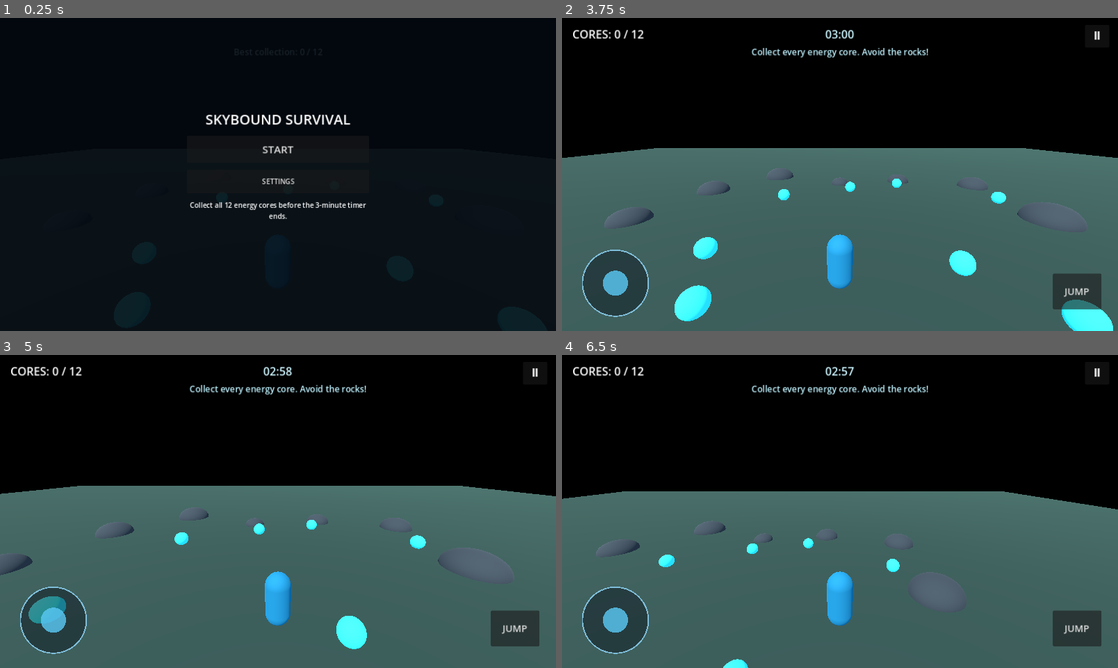
Above: before the commit, frames 1-4 (two rows, left to right).
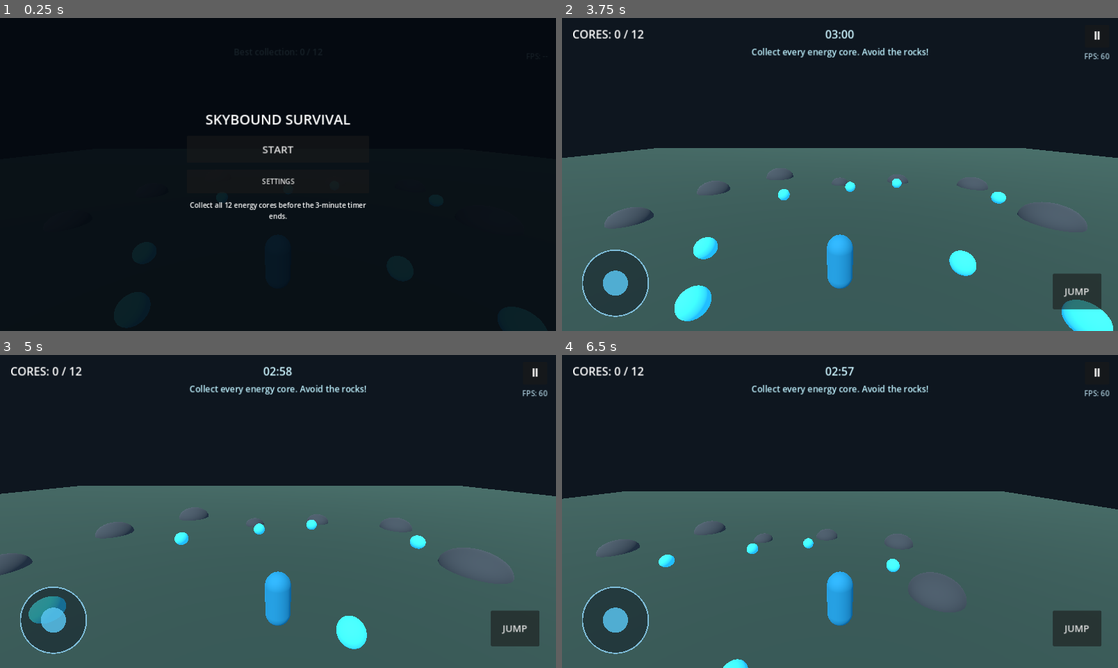
Above: after the commit, the same moments.

Repository: ducky6464/My-mc-client-
Game: Godot game, scene res://scenes/main.tscn
Two runs of this game, one before a commit and one after it. Both use one fixed random seed, a clock stepped at 60 frames per second and the inputs below.
Inputs (mouse positions are in pixels of both pictures, inside the frame that each line leads up to):
- Up to frame 1 (0.25 s): no input
- Up to frame 2 (3.75 s): click "START" at 0.5 s; click "Ⅱ" at 1.25 s; click "▶" at 2 s; click "JUMP" at 2.75 s; click "RESUME" at 3.5 s
- Up to frame 3 (5 s): tap Enter at 4.25 s; drag from (55, 621) to (333, 442) at 4.27 s
- Up to frame 4 (6.5 s): drag from (728, 527) to (812, 574) at 5.02 s; tap Space (jump) at 5.75 s; move the mouse to (895, 442) at 5.77 s; hold D (move_right) from 5.78 s (still down)

The runs differ from the first frame. In frame 2, 42% of the frame differs, in the area x 0-100%, y 0-100%; in frame 3, 41%; in frame 4, 43%.

Commit message:
Add live FPS counter and reduce rendering overhead for mobile

Diff:
--- a/scripts/game.gd
+++ b/scripts/game.gd
@@ -14,6 +14,13 @@
 var best_score := 0
 var saved_sensitivity := 0.0035
 var score_label: Label
+var fps_label: Label
+var fps_update_accumulator := 0.0
+var last_displayed_second := -1
+var rock_mesh: SphereMesh
+var rock_material: StandardMaterial3D
+var core_mesh: SphereMesh
+var core_material: StandardMaterial3D
 var message_label: Label
 var timer_label: Label
 var pause_button: Button
@@ -38,8 +45,8 @@
 func _build_world() -> void:
 	var environment := WorldEnvironment.new()
 	var env := Environment.new()
-	env.background_mode = Environment.BG_SKY
-	env.sky = Sky.new()
+	env.background_mode = Environment.BG_COLOR
+	env.background_color = Color(0.055, 0.085, 0.12)
 	env.ambient_light_source = Environment.AMBIENT_SOURCE_COLOR
 	env.ambient_light_color = Color(0.62, 0.72, 0.86)
 	env.ambient_light_energy = 0.8
@@ -48,7 +55,8 @@
 
 	var sun := DirectionalLight3D.new()
 	sun.rotation_degrees = Vector3(-52, -28, 0)
-	sun.light_energy = 1.15
+	sun.light_energy = 1.0
+	sun.shadow_enabled = false
 	add_child(sun)
 
 	var ground := StaticBody3D.new()
@@ -61,6 +69,7 @@
 	floor_mat.albedo_color = Color(0.19, 0.31, 0.28)
 	floor_mat.roughness = 1.0
 	floor_mesh.material_override = floor_mat
+	floor_mesh.cast_shadow = GeometryInstance3D.SHADOW_CASTING_SETTING_OFF
 	ground.add_child(floor_mesh)
 	var floor_collision := CollisionShape3D.new()
 	var floor_shape := BoxShape3D.new()
@@ -70,6 +79,21 @@
 	ground.add_child(floor_collision)
 	add_child(ground)
 
+	rock_mesh = SphereMesh.new()
+	rock_mesh.radius = 0.8
+	rock_mesh.height = 1.5
+	rock_material = StandardMaterial3D.new()
+	rock_material.albedo_color = Color(0.26, 0.31, 0.34)
+	rock_material.roughness = 1.0
+	core_mesh = SphereMesh.new()
+	core_mesh.radius = 0.38
+	core_mesh.height = 0.76
+	core_material = StandardMaterial3D.new()
+	core_material.albedo_color = Color(0.25, 0.9, 1.0)
+	core_material.emission_enabled = true
+	core_material.emission = Color(0.05, 0.5, 0.9)
+	core_material.emission_energy_multiplier = 1.0
+
 	for i in range(16):
 		var angle := TAU * float(i) / 16.0
 		var distance := 13.0 + float(i % 3) * 2.0
@@ -84,15 +108,10 @@
 	var rock := StaticBody3D.new()
 	rock.position = at
 	var mesh_instance := MeshInstance3D.new()
-	var mesh := SphereMesh.new()
-	mesh.radius = 0.8
-	mesh.height = 1.5
-	mesh_instance.mesh = mesh
+	mesh_instance.mesh = rock_mesh
 	mesh_instance.scale = Vector3(scale_value, scale_value * 0.75, scale_value)
-	var material := StandardMaterial3D.new()
-	material.albedo_color = Color(0.26, 0.31, 0.34)
-	material.roughness = 1.0
-	mesh_instance.material_override = material
+	mesh_instance.material_override = rock_material
+	mesh_instance.cast_shadow = GeometryInstance3D.SHADOW_CASTING_SETTING_OFF
 	rock.add_child(mesh_instance)
 	var collision := CollisionShape3D.new()
 	var shape := SphereShape3D.new()
@@ -109,16 +128,9 @@
 	core.position = at
 	core.set_meta("collected", false)
 	var mesh_instance := MeshInstance3D.new()
-	var mesh := SphereMesh.new()
-	mesh.radius = 0.38
-	mesh.height = 0.76
-	mesh_instance.mesh = mesh
-	var material := StandardMaterial3D.new()
-	material.albedo_color = Color(0.25, 0.9, 1.0)
-	material.emission_enabled = true
-	material.emission = Color(0.05, 0.5, 0.9)
-	material.emission_energy_multiplier = 1.4
-	mesh_instance.material_override = material
+	mesh_instance.mesh = core_mesh
+	mesh_instance.material_override = core_material
+	mesh_instance.cast_shadow = GeometryInstance3D.SHADOW_CASTING_SETTING_OFF
 	core.add_child(mesh_instance)
 	var collision := CollisionShape3D.new()
 	var shape := SphereShape3D.new()
@@ -156,6 +168,17 @@
 	timer_label.add_theme_font_size_override("font_size", 26)
 	timer_label.add_theme_color_override("font_color", Color(0.8, 0.96, 1.0))
 	layer.add_child(timer_label)
+
+	fps_label = Label.new()
+	fps_label.anchor_left = 1.0
+	fps_label.anchor_right = 1.0
+	fps_label.position = Vector2(-150, 76)
+	fps_label.size = Vector2(130, 28)
+	fps_label.horizontal_alignment = HORIZONTAL_ALIGNMENT_RIGHT
+	fps_label.add_theme_font_size_override("font_size", 17)
+	fps_label.add_theme_color_override("font_color", Color(0.72, 0.86, 0.92, 0.9))
+	fps_label.text = "FPS: --"
+	layer.add_child(fps_label)
 
 	message_label = Label.new()
 	message_label.anchor_left = 0.5
@@ -308,8 +331,13 @@
 		_update_timer()
 	if player and joystick and not is_paused and game_started and not round_ended:
 		player.set_move_input(joystick.value)
-	for node in get_tree().get_nodes_in_group("rotating_cores"):
-		node.rotate_y(delta * 1.6)
+	if game_started and not is_paused and not round_ended:
+		for node in get_tree().get_nodes_in_group("rotating_cores"):
+			node.rotate_y(delta * 1.2)
+	fps_update_accumulator += delta
+	if fps_update_accumulator >= 0.25:
+		fps_update_accumulator = 0.0
+		fps_label.text = "FPS: %d" % Engine.get_frames_per_second()
 
 func _unhandled_input(event: InputEvent) -> void:
 	if not game_started or round_ended or is_paused:
@@ -396,6 +424,9 @@
 
 func _update_timer() -> void:
 	var whole_seconds := int(ceil(seconds_left))
+	if whole_seconds == last_displayed_second:
+		return
+	last_displayed_second = whole_seconds
 	timer_label.text = "%02d:%02d" % [whole_seconds / 60, whole_seconds % 60]
 	if seconds_left <= 30.0:
 		timer_label.add_theme_color_override("font_color", Color(1.0, 0.72, 0.38))
